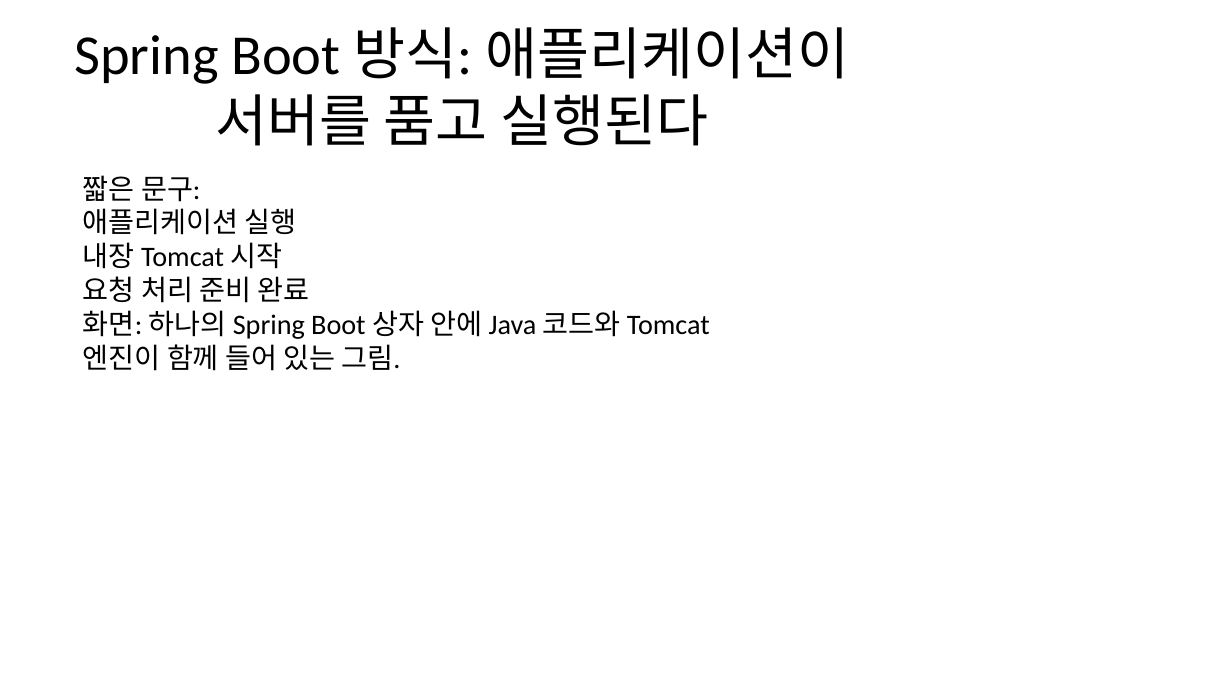
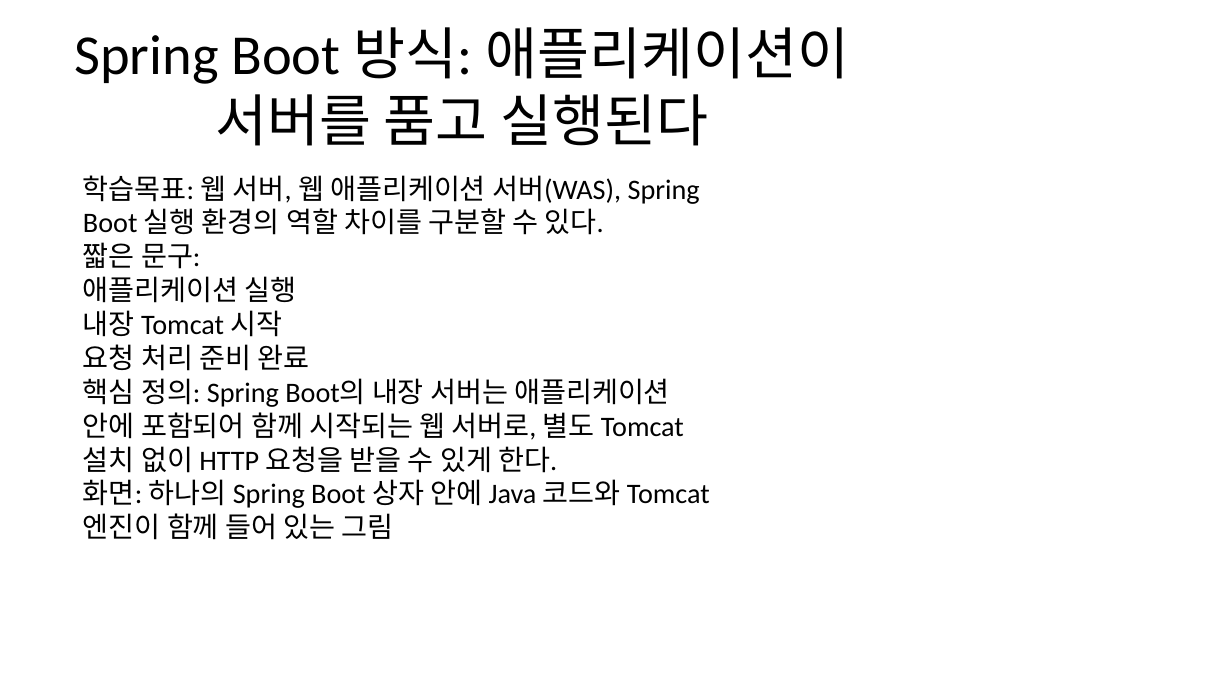
Before and after one commit to openskill-harness/lecture-workflow, a slide deck: slide 10 of courses/spring-boot-basic/pptx/ch01.pptx. Drawn at 1232x693 pixels with LibreOffice and Linux fonts; fonts in the diff are those of the drawing. Boxes give left, top, right and bottom in pixels: in the first picture for what was removed or moved away, otherwise in the second. Text is boxed around its words. In the diff, an @@ line names an element or a change of style, - is before the commit and + after.

```diff
--- a/courses/spring-boot-basic/pptx/ch01.pptx
+++ b/courses/spring-boot-basic/pptx/ch01.pptx
@@ text at [83,175,700,235]: paragraph added @@
+학습목표: 웹 서버, 웹 애플리케이션 서버(WAS), Spring Boot 실행 환경의 역할 차이를 구분할 수 있다.
@@ text at [83,378,710,540]: text changed @@
-화면: 하나의 Spring Boot 상자 안에 Java 코드와 Tomcat 엔진이 함께 들어 있는 그림.
+핵심 정의: Spring Boot의 내장 서버는 애플리케이션 안에 포함되어 함께 시작되는 웹 서버로, 별도 Tomcat 설치 없이 HTTP 요청을 받을 수 있게 한다.
+화면: 하나의 Spring Boot 상자 안에 Java 코드와 Tomcat 엔진이 함께 들어 있는 그림
```
Also in this commit, not shown: 25 other slides changed, 24 other files.
